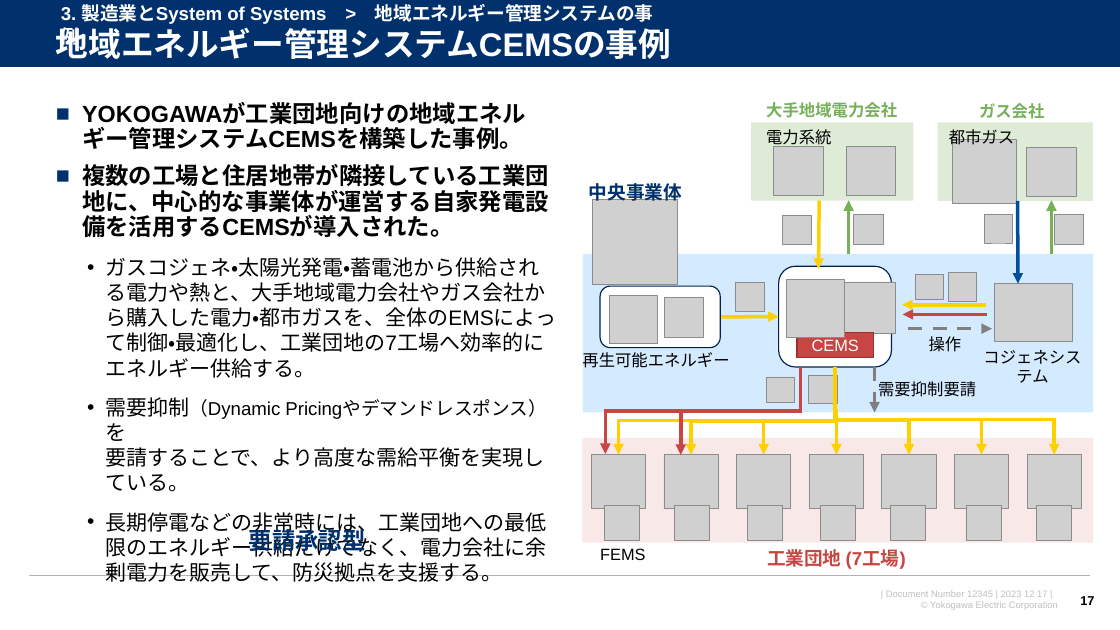
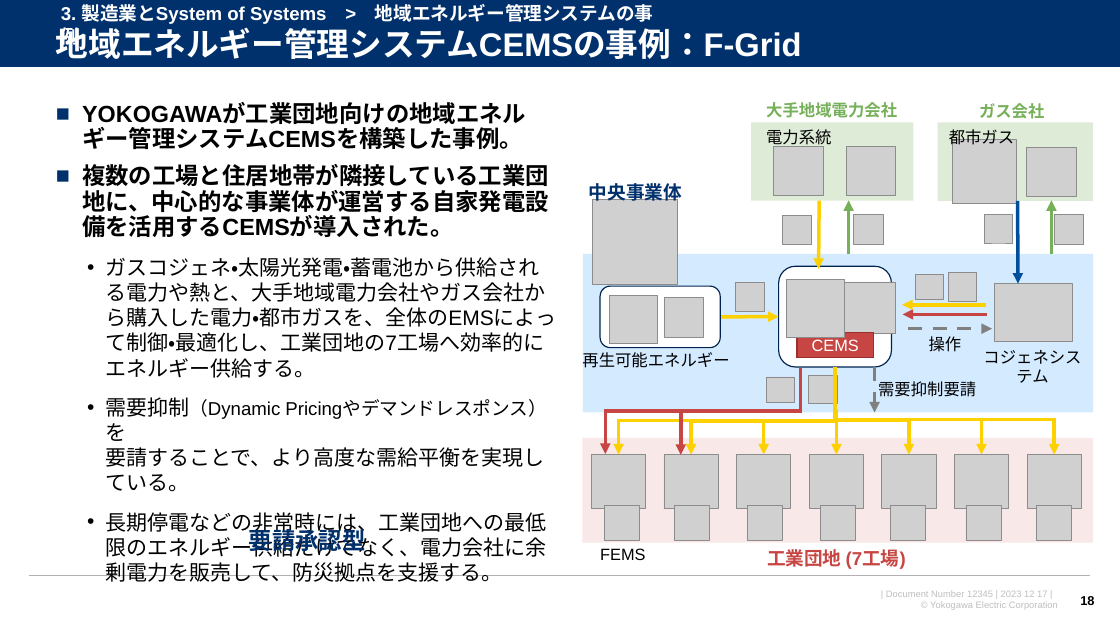
Before and after one commit to watarukumagai-git/opt, a slide deck: slide 18 of SoS/240322_SoS_kumagai.pptx (slide 17 before the commit). Drawn at 1120x630 pixels with LibreOffice and Linux fonts; fonts in the diff are those of the drawing; grey boxes stand for pictures; background and template pictures are left out. Boxes give left, top, right and bottom in pixels: in the first picture for what was removed or moved away, otherwise in the second. Text is boxed around its words. In the diff, an @@ line names an element or a change of style, - is before the commit and + after.

```diff
--- a/SoS/240322_SoS_kumagai.pptx
+++ b/SoS/240322_SoS_kumagai.pptx
@@ text at <box>56,23,802,59</box>: text changed @@
-地域エネルギー管理システムCEMSの事例
+地域エネルギー管理システムCEMSの事例：F-Grid
@@ page number at <box>1080,596,1094,605</box>: text changed @@
-17
+18
```
Also in this commit, not shown: 4 other slides changed, 4 slides added, 2 slides removed, 1 other file.
